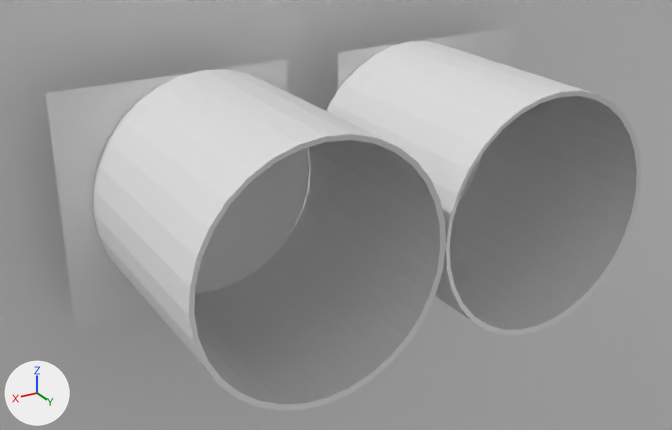
The Blender file Assets/Core/Models/Periscope/Periscope prototype.blend: old version first, new version second.
Both versions are drawn from a 50 mm camera at (0.0768, 0.321, -0.7899) aimed at (0.004, 0.1997, -0.8506). Lighting does not change. The marker at lower left points along +X, +Y and +Z. The first picture is the older version.

The first picture shows 'Circle.001', 'Circle.002', 'L_Hole', 'Periscope', 'R_Hole'.
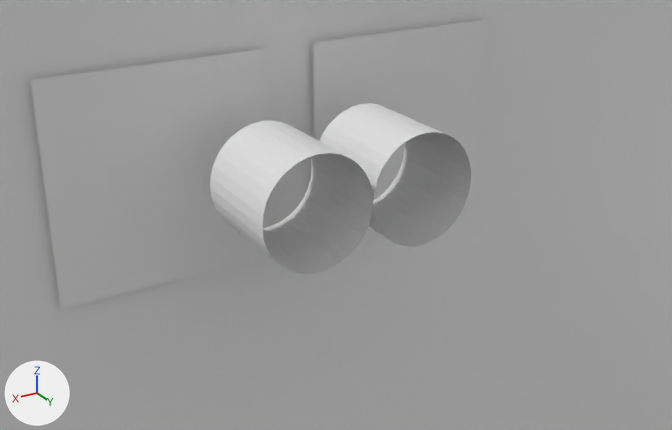
Boxes [x1, y1, x2, y2] around the edits, measured in the pictures (672 x 430 px; the box of a moved part takes in the faces that stretch with it):
'Circle.001', reshaped, moved, rescaled (54% narrower, 55% shorter): before [93, 69, 446, 411]; after [210, 120, 373, 274]
'Circle.002', moved, rescaled (52% narrower, 51% shorter): before [327, 41, 642, 335]; after [319, 103, 471, 247]
'L_Hole', moved: before [46, 59, 290, 331]; after [30, 49, 269, 309]
'R_Hole', moved: before [338, 27, 516, 202]; after [313, 19, 488, 232]
part 1 of me_circle_005, moved or reshaped: before [189, 134, 446, 411]; after [262, 153, 373, 274]

What changed in the scene script:
```text
Change me_circle_005:
    where me_circle_005.from_pydata(...)  # 128 vertices, 96 faces; spans x -1.04..1.04, y -1.04..1.04, z 0.0..2.01
    used by ob_circle_001; location = (0.02, 0.1854, -0.8474); rotation_euler = (1.571, 0.0, 0.0), in degrees (90, 0, 0); scale = (-0.0192, -0.0193, -0.0193)
    me_circle_005 part 1: all 32 vertices in x -1.0..1.0, y -1.0..1.0, z 1.99 are moved by (0.0, 0.0, -1.04)
Change ob_r_hole:
    ob_r_hole.location: (-0.025, 0.1854, -0.8474) -> (-0.025, 0.1768, -0.8474)
Change ob_l_hole:
    ob_l_hole.location: (0.025, 0.1854, -0.8474) -> (0.025, 0.1768, -0.8474)
Change ob_circle_002:
    ob_circle_002.location: (-0.02, 0.1854, -0.8474) -> (-0.01, 0.1854, -0.8474)
    ob_circle_002.scale: (-0.0192, -0.0193, -0.0193) -> (-0.00958, -0.00964, -0.00964)
Change ob_circle_001:
    ob_circle_001.location: (0.02, 0.1854, -0.8474) -> (0.01, 0.1854, -0.8474)
    ob_circle_001.scale: (-0.0192, -0.0193, -0.0193) -> (-0.00958, -0.00964, -0.00964)
```
